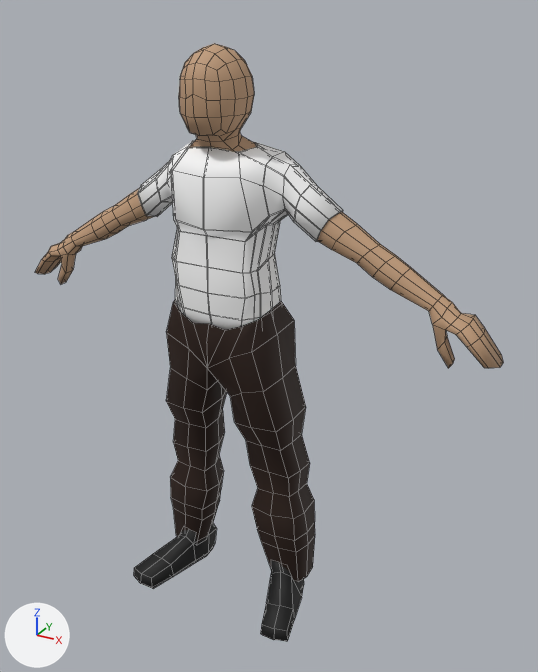
Before and after pictures for a commit that changed the FBX model Graphics/3d/Human model/ModelProgress.fbx.
Both versions are drawn from a 50 mm camera at (1.57, -2.56, 2.58) aimed at (0.16, 0.02, 1.29). Arrows for +X, +Y and +Z are at lower left; the lights stay in place. Mesh edges are drawn as thin lines. Where no turn or scale is listed for an object, it has been applied to the vertices.
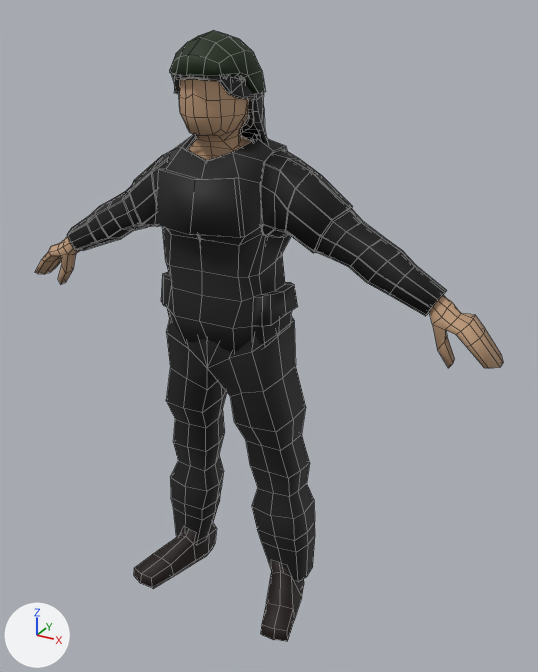
What changed in the scene script:
```text
Change mat_pants_001:
    mat_pants_001.base_color: (0.0219, 0.0073, 0.00254) -> (0.00902, 0.00902, 0.00902)  # black #291508 -> black #181818
Change mat_shirt:
    mat_shirt.base_color: (1.0, 1.0, 1.0) -> (0.0, 0.0, 0.0)  # white #ffffff -> black #000000
Change me_cube_013:
    remove me_cube_013.from_pydata(...)  # 324 vertices, 328 faces; spans x -0.473..0.473, y -0.22..0.106, z 1.291..2.117
    add me_cube_013.from_pydata(...)  # 324 vertices, 328 faces; spans x -0.509..0.509, y -0.261..0.136, z 1.291..2.13
    me_cube_013 part 2: 218 of 324 vertices moved; they spanned x -0.473..0.473, y -0.22..0.106, z 1.643..2.117 and now span x -0.509..0.509, y -0.261..0.136, z 1.637..2.13; mean shift (0.0, -0.005, -0.005); largest move (-0.26, -0.033, 1.873) -> (-0.252, -0.101, 1.811)
Change me_cube_016:
    remove me_cube_016.from_pydata(...)  # 672 vertices, 670 faces; spans x -1.14..1.14, y -0.26..0.1, z -0.01..2.47
    add me_cube_016.from_pydata(...)  # 680 vertices, 678 faces; spans x -1.14..1.14, y -0.26..0.11, z -0.01..2.47
    me_cube_016 part 1
    8 faces are deleted
    7 vertices in x -0.65..0.75, y -0.09..-0.03, z 1.65..1.85 move by (0.01, -0.01, 0.0)
    7 vertices in x -0.75..0.65, y -0.09..-0.03, z 1.65..1.85 move by (-0.01, -0.01, 0.0)
    6 vertices in x -0.7..0.7, y -0.06..0.01, z 1.74..2.0 move by (0.0, 0.0, 0.01)
    5 vertices in x -0.6..0.54, y 0.01..0.08, z 1.69..1.88 move by (0.01, 0.0, 0.0)
    5 vertices in x -0.54..0.6, y 0.01..0.08, z 1.69..1.88 move by (-0.01, 0.0, 0.0)
    3 vertices in x -0.75..0.66, y 0.05..0.06, z 1.66..1.7 move by (-0.01, 0.01, 0.0)
    81 vertices move from x -0.76..0.76, y -0.07..0.09, z 1.61..2.15 to x -0.77..0.77, y -0.09..0.11, z 1.59..2.15
    8 vertices are added at x -0.14..0.14, y -0.19..-0.17, z 1.85..1.95
    16 new faces join them
Add ob_cube_007:
    ob_cube_007 = bpy.data.objects.new('Cube.007', me_cube_016_1)  # 234 vertices, 234 faces; spans x -0.149..0.149, y -0.251..0.139, z 1.883..2.473; in mat_beard (black #2c2c2c)
    ob_cube_007.location = (0.0, 0.0, 0.0)
Add ob_cube_008:
    ob_cube_008 = bpy.data.objects.new('Cube.008', me_cube_015_1)  # 280 vertices, 284 faces; spans x -0.289..0.289, y -0.309..0.141, z 1.258..2.138; in mat_pants_001 (black #181818)
    ob_cube_008.location = (0.0, 0.0, 0.0)
Add ob_cube_002:
    ob_cube_002 = bpy.data.objects.new('Cube.002', me_cube_019)  # 154 vertices, 154 faces; spans x -0.173..0.173, y -0.271..0.123, z 2.004..2.492; in mat_beard (black #2c2c2c)
    ob_cube_002.location = (0.0, 0.0, 0.0)
Add ob_cube_003:
    ob_cube_003 = bpy.data.objects.new('Cube.003', me_cube_018)  # 132 vertices, 132 faces; spans x -0.162..0.162, y -0.27..0.071, z 2.141..2.49; in mat_beard (black #2c2c2c)
    ob_cube_003.location = (0.0, 0.0, 0.0)
Add ob_cube_011:
    ob_cube_011 = bpy.data.objects.new('Cube.011', me_cube_013_1)  # 484 vertices, 488 faces; spans x -0.9..0.9, y -0.26..0.14, z 1.29..2.13; in mat_shirt (black #000000)
    ob_cube_011.location = (0.0, 0.0, 0.0)
Add ob_cube_009:
    ob_cube_009 = bpy.data.objects.new('Cube.009', me_cube_014_1)  # 100 vertices, 98 faces; spans x -0.183..0.183, y -0.289..0.095, z 2.341..2.557; in mat_hlemet (black #0d2400)
    ob_cube_009.location = (0.0, 0.0, -0.046)
Add ob_cube_004:
    ob_cube_004 = bpy.data.objects.new('Cube.004', me_cube_017)  # 132 vertices, 132 faces; spans x -0.149..0.149, y -0.251..0.073, z 2.157..2.473; in mat_beard (black #2c2c2c)
    ob_cube_004.location = (0.0, 0.0, 0.0)
```

Boxes (x1, y1, x2, y2) around the edits, measured in the pictures (538 x 672 px; the box of a moved part takes in the faces that stretch with it):
'Cube.001', recoloured, reshaped
    before: (137, 140, 343, 330)
    after: (128, 136, 353, 253)
'Cube.008', added (black)
    after: (155, 132, 298, 353)
'Cube', reshaped
    before: (35, 44, 503, 368)
    after: (35, 79, 503, 368)
'Cube.011', added (black)
    after: (67, 137, 447, 316)
'Cube.009', added (black)
    after: (170, 30, 265, 94)
'Cube.002', added
    after: (174, 75, 267, 143)
'Cube.003', added
    after: (181, 77, 254, 133)
'Cube.004', added
    after: (243, 115, 249, 126)
part 1 of me_cube_016, built on
    before: (71, 189, 443, 311)
part 2 of me_cube_013, moved or reshaped
    before: (137, 140, 343, 299)
    after: (128, 136, 353, 253)
